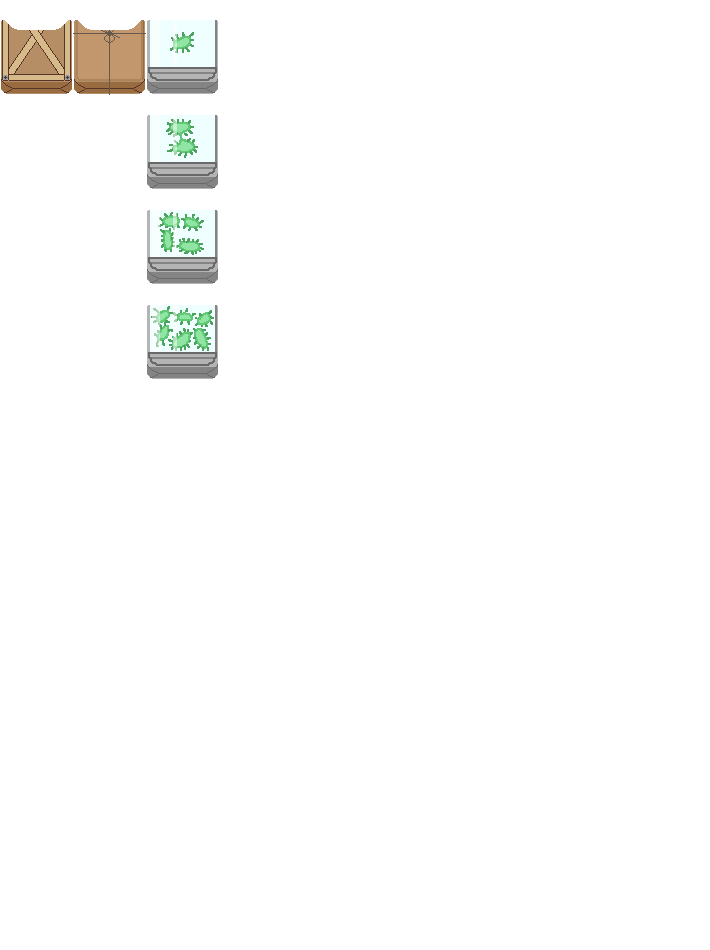
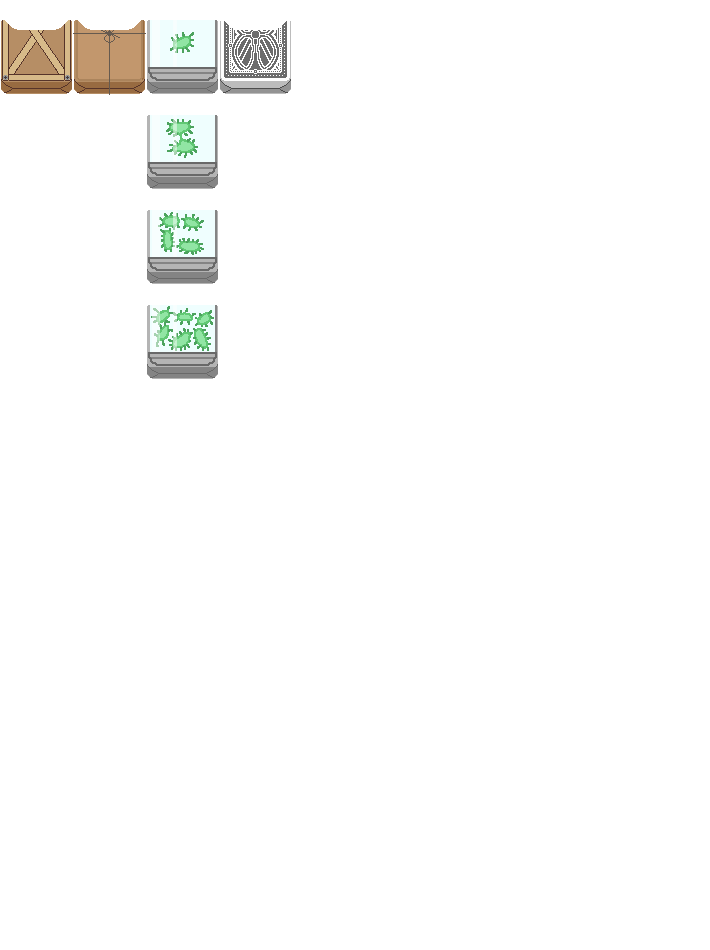
Layered file, before and after one edit (710×950). Changes by layer:
added layer "Cutter" above "Layer 32" over [221, 21, 290, 81]
added layer "Layer 32" above "evolve1" over [220, 21, 291, 94]
